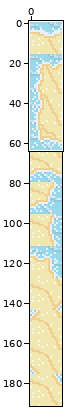
Edited in one commit: sprite sheet (resources/tilesets/0/animations/sand/5.png). Above: a wide view before the commit, with the close-up outlined.
Close-up. Before the commit:
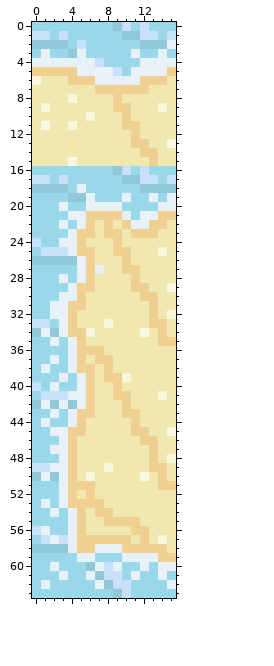
The file is 16x192 pixels. Shown: x 0..15, y 0..63. The commit also changed other parts of the picture, which this record leaves out.
After the commit:
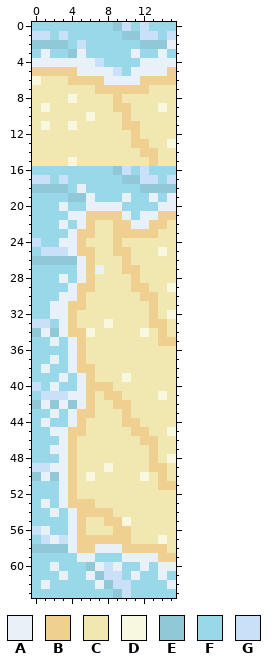
Palette (. is transparent): A #e8f0f8  B #f0d090  C #f0e8b0  D #f8f8e0  E #90c8d8  F #98d8e8  G #c8e0f8
From old to new:
Colour A gives way to colour B in row 6 at x 7.
Colour C gives way to colour B in row 6 at x 15; in row 22 at x 9; in row 23 at x 10; in row 40 at x 7 to 8; in row 41 at x 8; in row 42 at x 9.
Colour C gives way to colour B in row 44 at x 10; in row 54 at x 6; in row 56 at x 9 to 10.
Colour B gives way to colour C in rows 22 to 23 at x 8; in row 36 at x 6 to 7; in row 37 at x 7 to 8; in row 38 at x 8; in row 39 at x 8 to 9; in row 40 at x 9.
Colour B gives way to colour C in row 41 at x 10; in row 43 at x 11; in row 51 at x 5 to 6; in row 52 at x 6; in row 53 at x 7; in row 55 at x 11.
Colour B gives way to colour C in row 56 at x 11 to 12; in row 57 at x 12.
Colour B gives way to colour D in row 55 at x 10.
Changed places in both close-ups, as pixel boxes (x1, y1, x2, y2):
changed: (95, 76, 104, 85)
changed: (167, 76, 176, 85)
changed: (104, 220, 131, 238)
changed: (86, 346, 140, 427)
changed: (77, 481, 149, 544)
